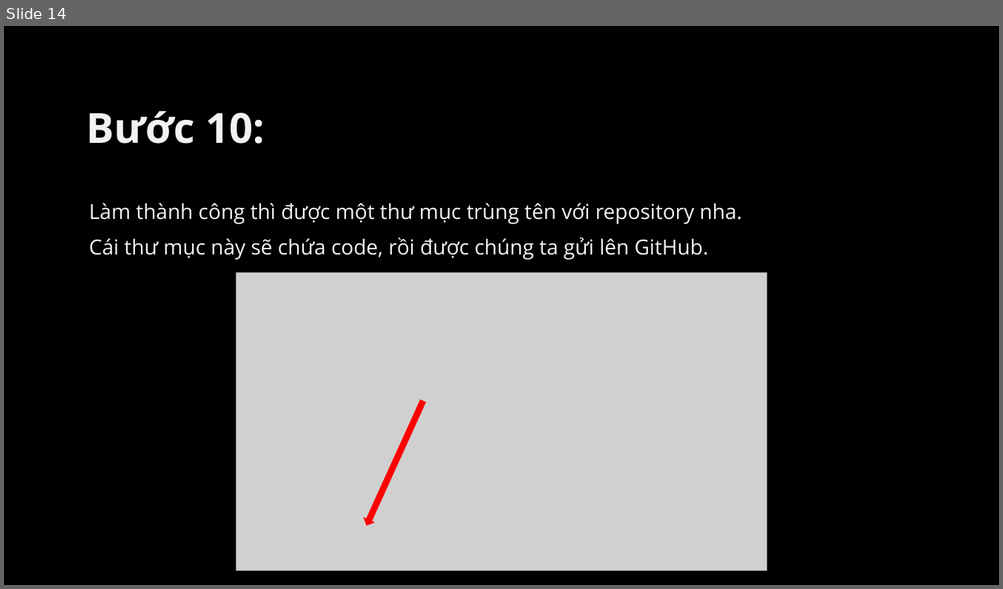
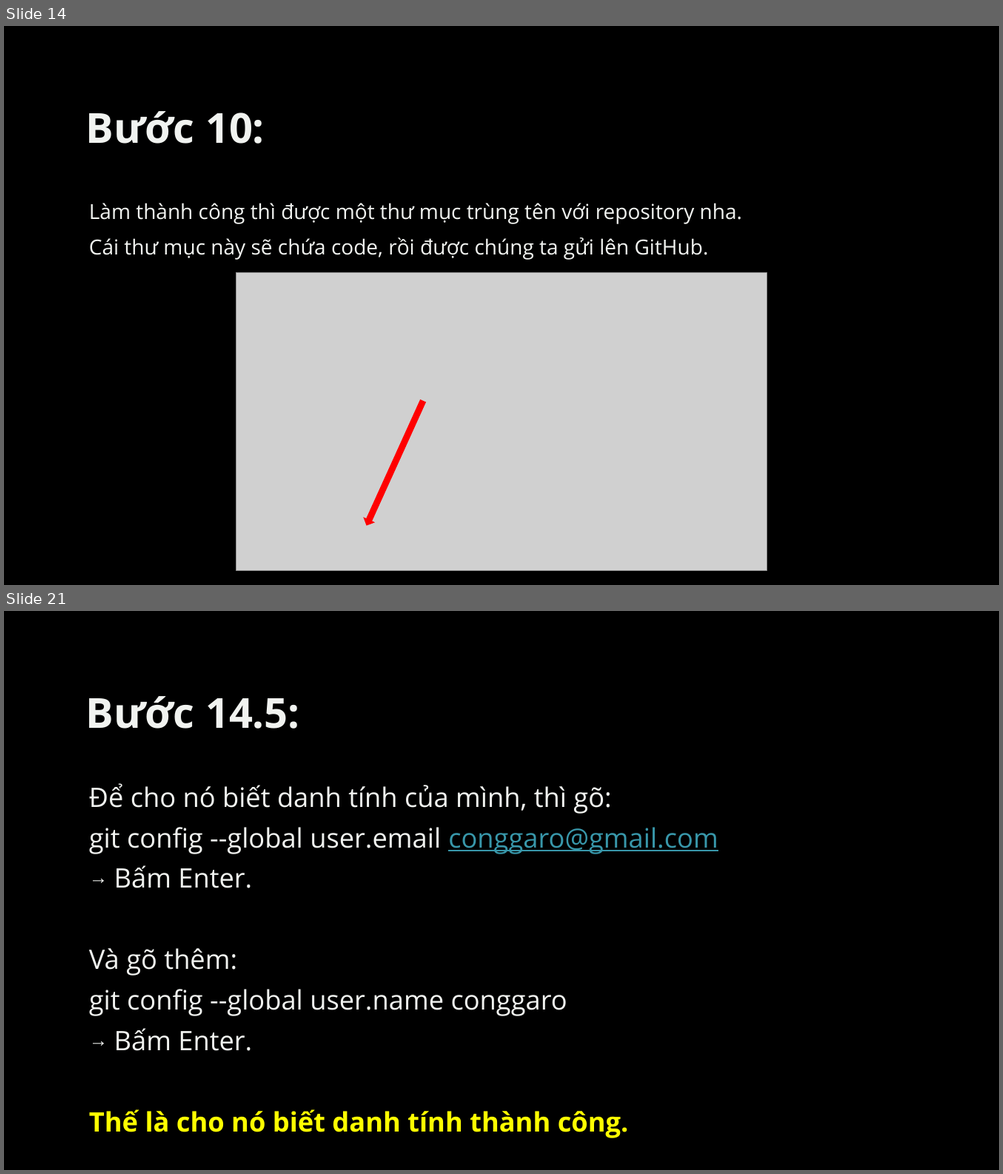
Before and after one commit to conggaro/Cach_up_source_code_len_GitHub, a slide deck: Cách upload source code lên GitHub.pptx. Shown one above the other, each under a label of ours: slide 14 before the commit, slides 14 and 21 after it; the slides between them are not shown. The pictures are 1003x589 and 1003x1174 pixels, drawn with LibreOffice and Linux fonts; fonts in the diff are those of the drawing; grey boxes stand for pictures; background and template pictures are left out. Boxes give left, top, right and bottom in pixels: in the first picture for what was removed or moved away, otherwise in the second. Text is boxed around its words. In the diff, an @@ line names an element or a change of style, - is before the commit and + after.

```diff
--- a/Cách upload source code lên GitHub.pptx
+++ b/Cách upload source code lên GitHub.pptx
@@ slide 21 added at (4, 611, 999, 1170), background picture (left out) @@
@@ title added at (86, 696, 300, 729), 40 pt, text #F1F3F0, bold @@
+Bước 14.5:
@@ text added at (89, 783, 717, 1139), 25.9 pt, text #F1F3F0 @@
+Để cho nó biết danh tính của mình, thì gõ:
+git config --global user.email conggaro@gmail.com
+→ Bấm Enter.
+Và gõ thêm:
+git config --global user.name conggaro
+→ Bấm Enter.
+Thế là cho nó biết danh tính thành công.
```
Also in this commit, not shown: 1 slide changed, 9 other slides added.
